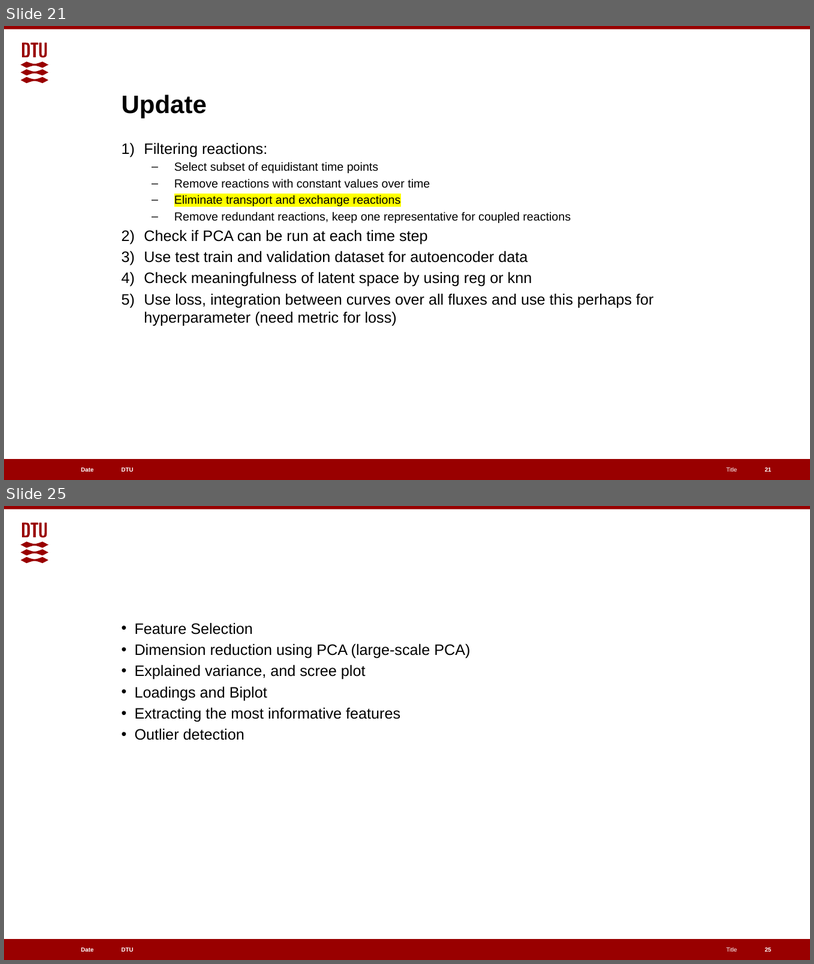
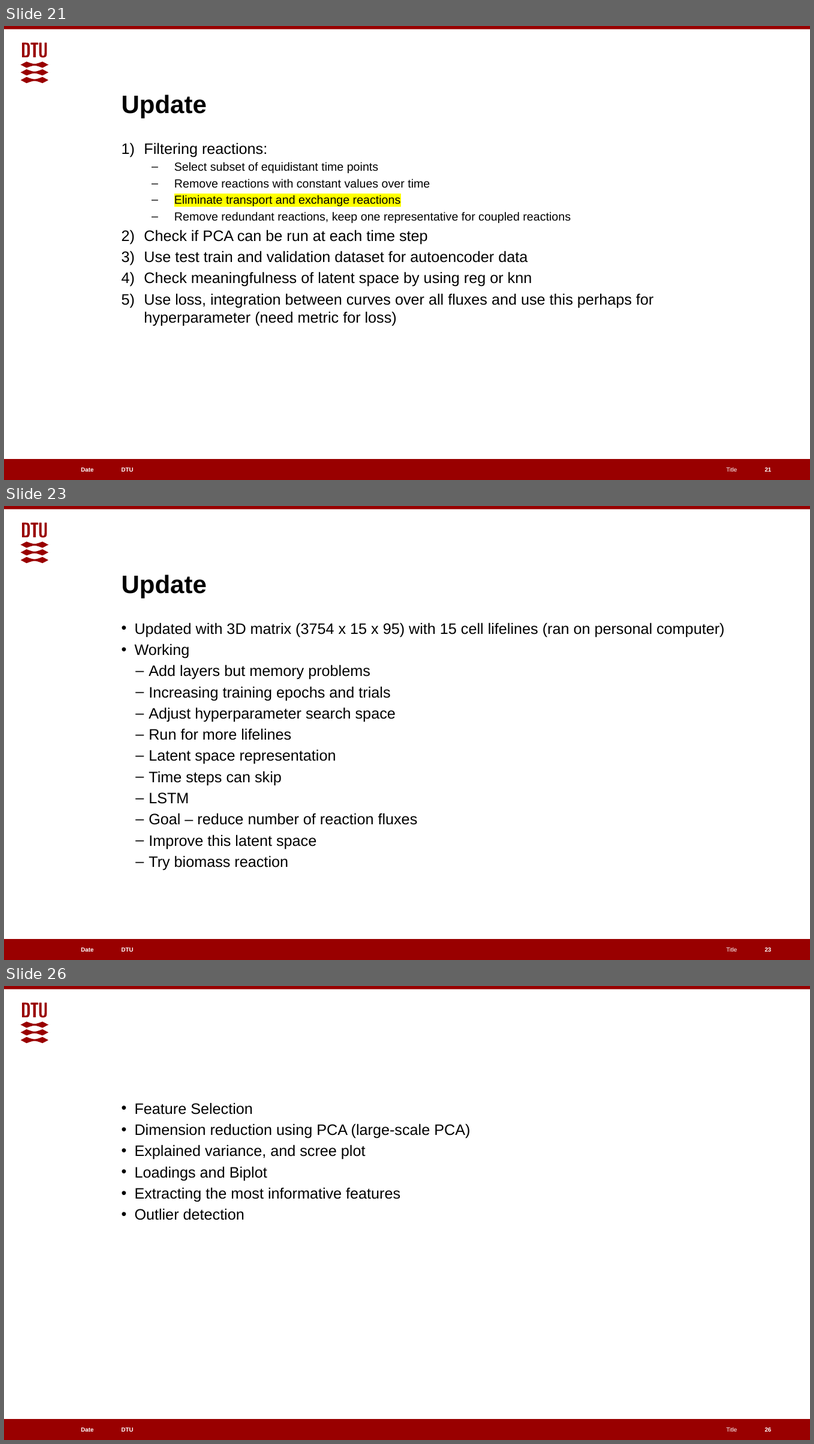
Before and after one commit to EGpineapples/Cell-Lifelines-Autoencoder, a slide deck: Classifying Metabolic Fluxes.pptx. Shown one above the other, each under a label of ours: slides 21 and 25 before the commit, slides 21, 23 and 26 after it; the slides between them are not shown. The pictures are 814x964 and 814x1444 pixels, drawn with LibreOffice and Linux fonts; fonts in the diff are those of the drawing. Boxes give left, top, right and bottom in pixels: in the first picture for what was removed or moved away, otherwise in the second. Text is boxed around its words. In the diff, an @@ line names an element or a change of style, - is before the commit and + after.

```diff
--- a/Classifying Metabolic Fluxes.pptx
+++ b/Classifying Metabolic Fluxes.pptx
@@ slide 23 added at (4,506,810,960), background #FFFFFF; not listed: 6 template elements that a slide beside it also shows @@
@@ title added at (122,574,207,598), 30 pt, text #000000, bold @@
+Update
@@ text added at (135,622,725,870), 18 pt, text #000000 @@
+• Updated with 3D matrix (3754 x 15 x 95) with 15 cell lifelines (ran on personal computer)
+• Working
+  – Add layers but memory problems
+  – Increasing training epochs and trials
+  – Adjust hyperparameter search space
+  – Run for more lifelines
+  – Latent space representation
+  – Time steps can skip
+  – LSTM
+  – Goal – reduce number of reaction fluxes
+  – Improve this latent space
+  – Try biomass reaction
@@ page number added at (765,947,772,951), 7 pt, text #FFFFFF, bold @@
+23
@@ what was slide 25 is now slide 26 @@
```
Also in this commit, not shown: 3 other slides added.
